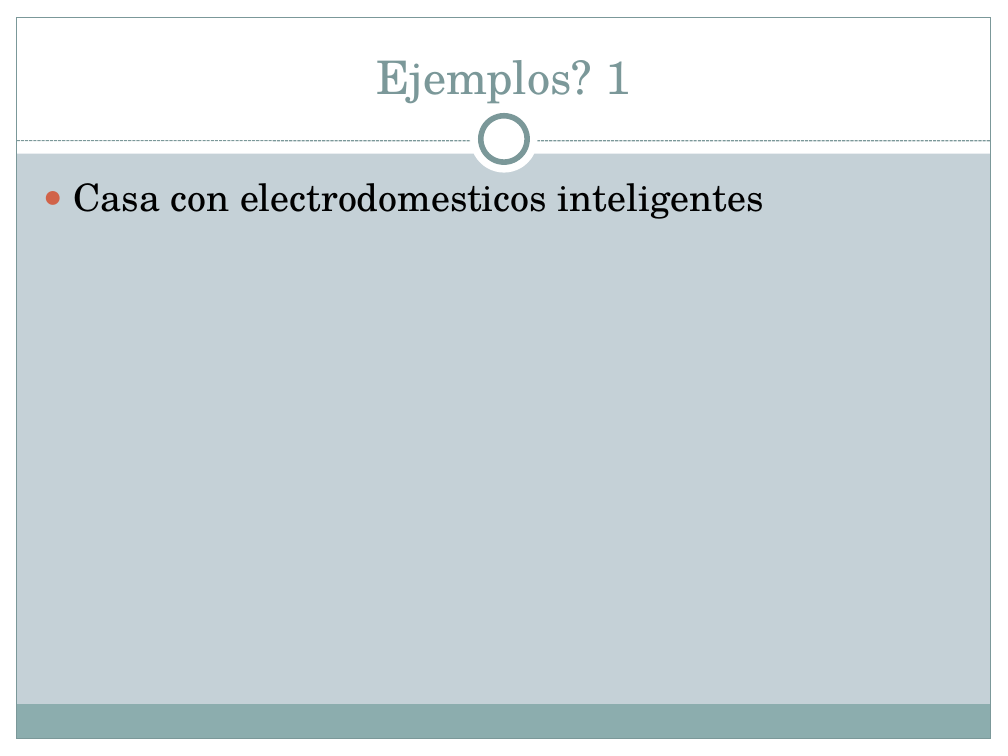
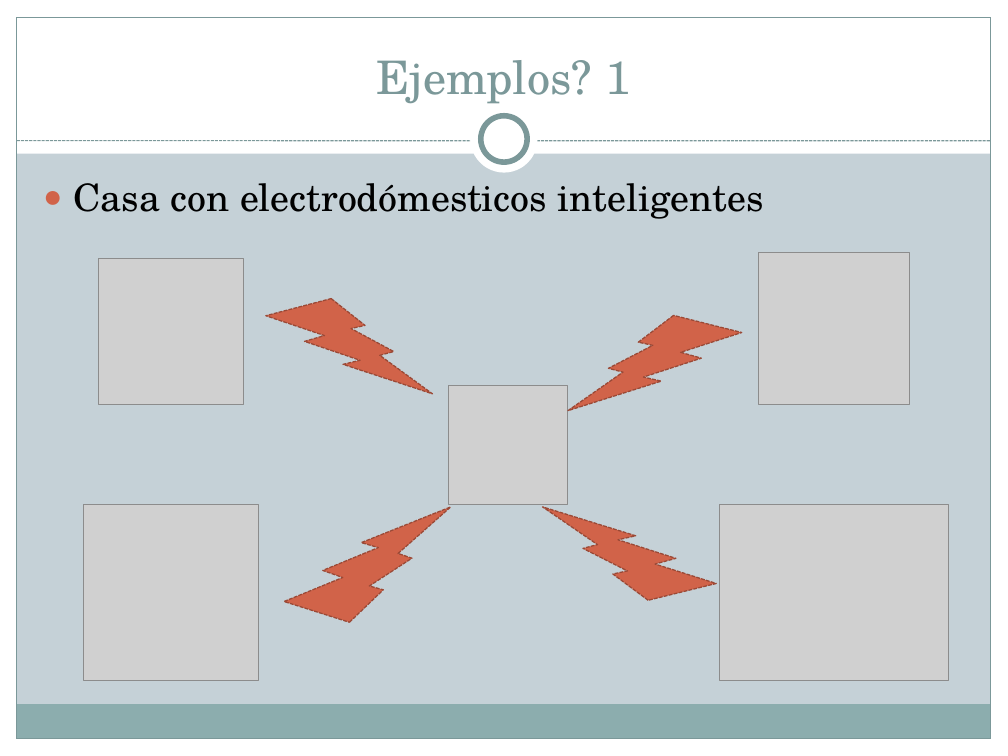
Before and after one commit to kfgodel/vortex, a slide deck: slide 5 of Documentacion/Publicable/Borradores/Intro a Vortex.pptx. Drawn at 1008x756 pixels with LibreOffice and Linux fonts; fonts in the diff are those of the drawing; grey boxes stand for pictures. Boxes give left, top, right and bottom in pixels: in the first picture for what was removed or moved away, otherwise in the second. Text is boxed around its words. In the diff, an @@ line names an element or a change of style, - is before the commit and + after.

```diff
--- a/Documentacion/Publicable/Borradores/Intro a Vortex.pptx
+++ b/Documentacion/Publicable/Borradores/Intro a Vortex.pptx
@@ text at [73, 183, 764, 219]: text changed @@
-● Casa con electrodomesticos inteligentes
+● Casa con electrodómesticos inteligentes
@@ picture added at [98, 259, 243, 404] @@
@@ picture added at [758, 253, 909, 404] @@
@@ lightning bolt added at [266, 298, 432, 393], fill #D16349, outline #9B4936 0.9 pt dashed @@
@@ lightning bolt added at [569, 316, 742, 410], fill #D16349, outline #9B4936 0.9 pt dashed @@
@@ picture added at [449, 385, 569, 505] @@
@@ picture added at [83, 505, 258, 680] @@
@@ lightning bolt added at [284, 507, 451, 622], fill #D16349, outline #9B4936 0.9 pt dashed @@
@@ lightning bolt added at [542, 507, 716, 601], fill #D16349, outline #9B4936 0.9 pt dashed @@
@@ picture added at [719, 505, 949, 681] @@
```
Also in this commit, not shown: 8 other slides changed, 36 other files.
